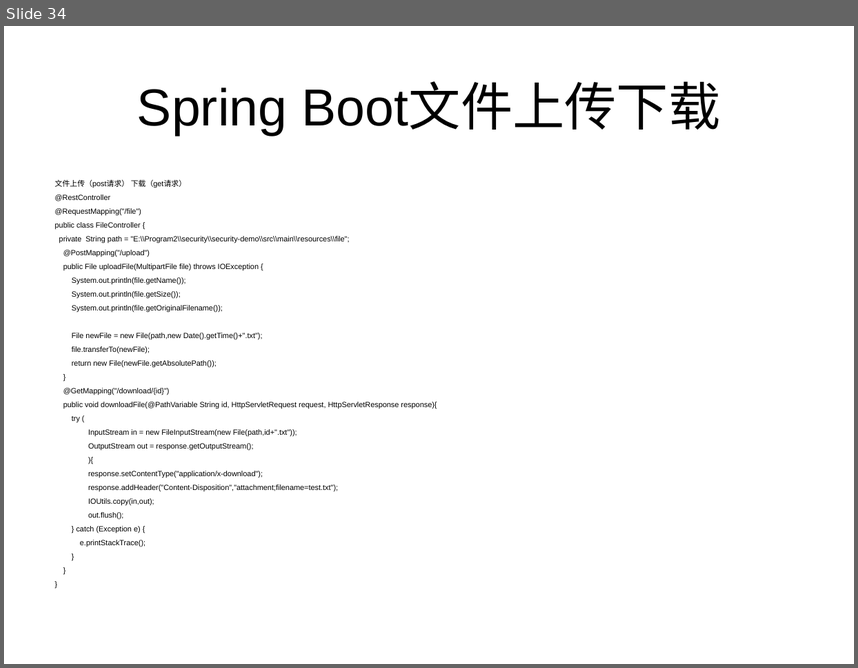
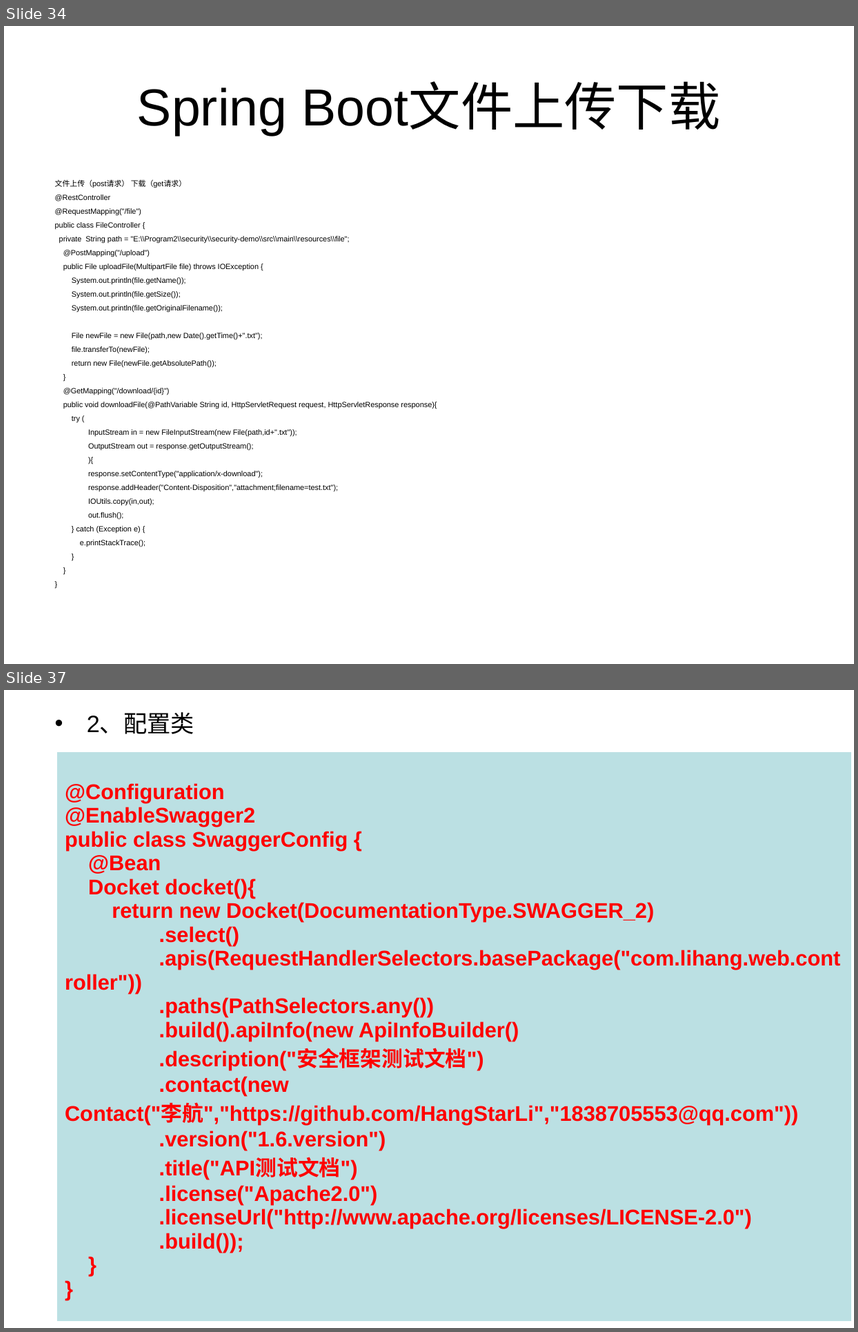
Before and after one commit to HangStarLi/Spring-Security, a slide deck: SpringSecurity.ppt. Shown one above the other, each under a label of ours: slide 34 before the commit, slides 34 and 37 after it; the slides between them are not shown. The pictures are 858x668 and 858x1332 pixels, drawn with LibreOffice and Linux fonts; fonts in the diff are those of the drawing. Boxes give left, top, right and bottom in pixels: in the first picture for what was removed or moved away, otherwise in the second. Text is boxed around its words. In the diff, an @@ line names an element or a change of style, - is before the commit and + after.

```diff
--- a/SpringSecurity.ppt
+++ b/SpringSecurity.ppt
@@ slide 37 added at box(4, 690, 854, 1328), background #FFFFFF @@
@@ text added at box(87, 713, 194, 734), 20 pt, text #000000 @@
+• 2、配置类
@@ table added at box(56, 752, 853, 1321), 1 rows, 1 columns @@
+@Configuration / @EnableSwagger2 / public class SwaggerConfig { / @Bean / Docket docket(){ / return new Docket(DocumentationType.SWAGGER_2) / .select() / .apis(RequestHandlerSelectors.basePackage("com.lihang.web.controller")) / .paths(PathSelectors.any()) / .build().apiInfo(new ApiInfoBuilder() / .description("安全框架测试文档") / .contact(new Contact("李航","https://github.com/HangStarLi","1838705553@qq.com")) / .version("1.6.version") / .title("API测试文档") / .license("Apache2.0") / .licenseUrl("http://www.apache.org/licenses/LICENSE-2.0") / .build()); / } / }
```
Also in this commit, not shown: 4 other slides added, 14 other files.
